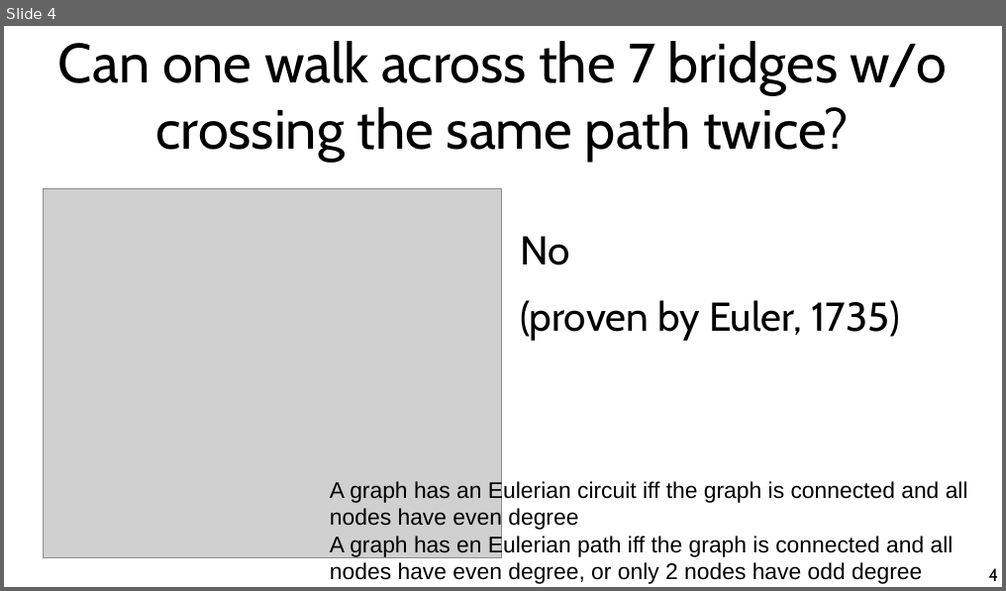
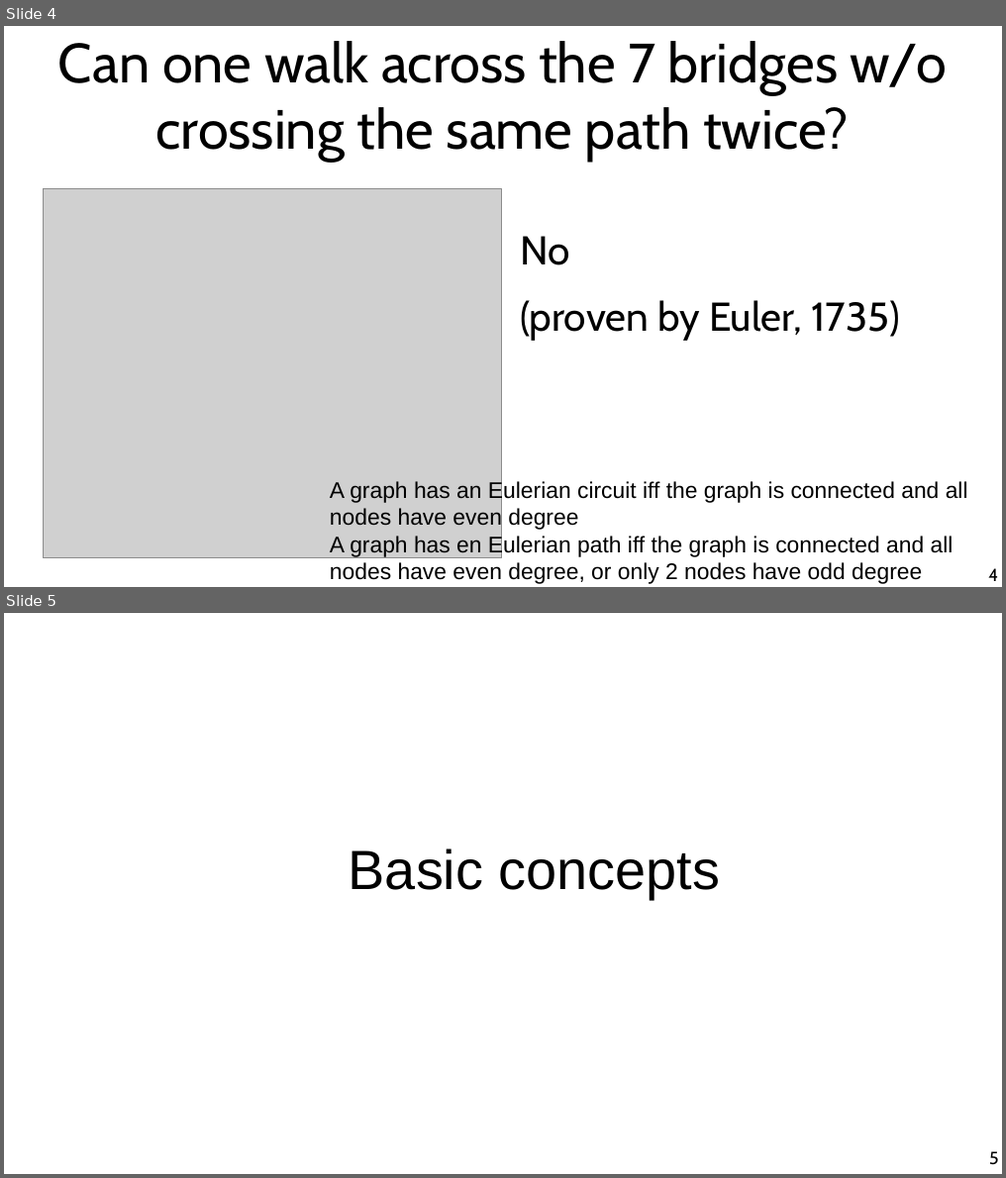
Before and after one commit to chatox/networks-science-course, a slide deck: theory/tt02_graph_theory_basics.odp. Shown one above the other, each under a label of ours: slide 4 before the commit, slides 4 and 5 after it. The pictures are 1006x591 and 1006x1178 pixels, drawn with LibreOffice and Linux fonts; fonts in the diff are those of the drawing; grey boxes stand for pictures. Boxes give left, top, right and bottom in pixels: in the first picture for what was removed or moved away, otherwise in the second. Text is boxed around its words. In the diff, an @@ line names an element or a change of style, - is before the commit and + after.

Commit message:
Network theory basics

```diff
--- a/theory/tt02_graph_theory_basics.odp
+++ b/theory/tt02_graph_theory_basics.odp
@@ slide 5 added at bbox=[4, 613, 1002, 1174], background #FFFFFF @@
@@ title added at bbox=[349, 849, 721, 899], 44 pt, text #000000 @@
+Basic concepts
@@ page number added at bbox=[989, 1152, 999, 1165], 14 pt, text #000000 @@
+5
```
Also in this commit, not shown: 1 slide changed, 33 other slides added.
